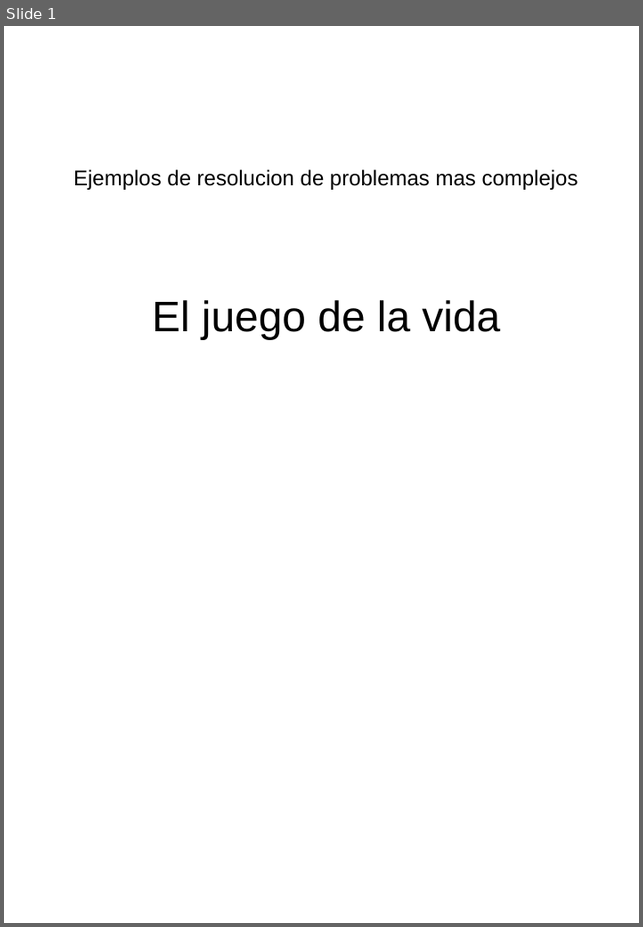
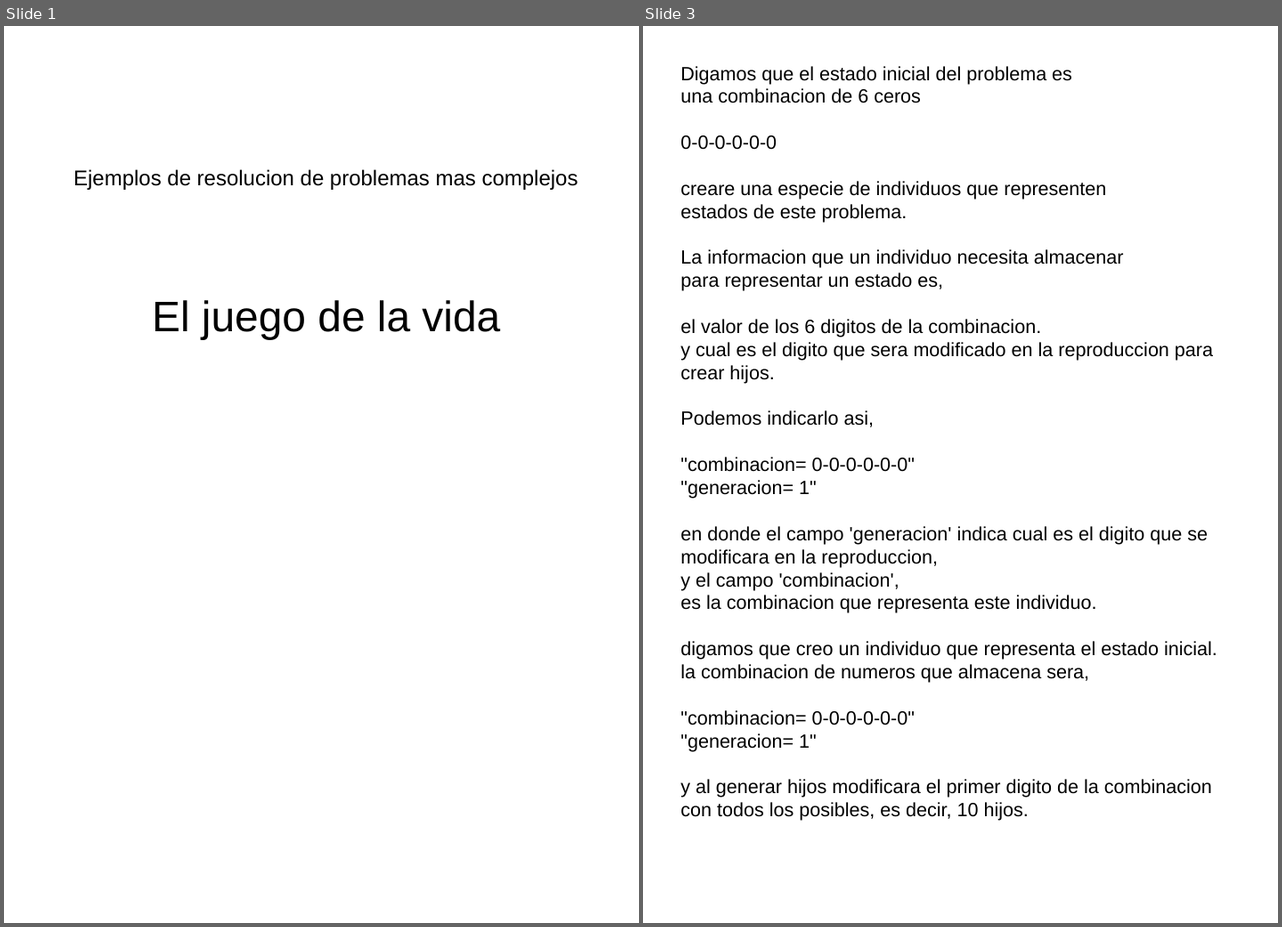
Before and after one commit to fabhrius/La-Cosa, a slide deck: capitulos/Otros ejemplos de resolucion de problemas/Ejemplos de resolucion de problemas mas complejos.odp. Shown side by side, each under a label of ours: slide 1 before the commit, slides 1 and 3 after it; the slides between them are not shown. The pictures are 643x927 and 1282x927 pixels, drawn with LibreOffice and Linux fonts; fonts in the diff are those of the drawing. Boxes give left, top, right and bottom in pixels: in the first picture for what was removed or moved away, otherwise in the second. Text is boxed around its words. In the diff, an @@ line names an element or a change of style, - is before the commit and + after.

```diff
--- a/capitulos/Otros ejemplos de resolucion de problemas/Ejemplos de resolucion de problemas mas complejos.odp
+++ b/capitulos/Otros ejemplos de resolucion de problemas/Ejemplos de resolucion de problemas mas complejos.odp
@@ slide 3 added at (643, 26, 1278, 923), background #FFFFFF @@
@@ text added at (680, 66, 1217, 821), 18 pt, text #000000 @@
+Digamos que el estado inicial del problema es
+una combinacion de 6 ceros
+0-0-0-0-0-0
+creare una especie de individuos que representen
+estados de este problema.
+La informacion que un individuo necesita almacenar
+para representar un estado es,
+el valor de los 6 digitos de la combinacion.
+y cual es el digito que sera modificado en la reproduccion para crear hijos.
+Podemos indicarlo asi,
+"combinacion= 0-0-0-0-0-0"
+"generacion= 1"
+en donde el campo 'generacion' indica cual es el digito que se modificara en la reproduccion,
+y el campo 'combinacion',
+es la combinacion que representa este individuo.
+digamos que creo un individuo que representa el estado inicial.
+la combinacion de numeros que almacena sera,
+"combinacion= 0-0-0-0-0-0"
+"generacion= 1"
+y al generar hijos modificara el primer digito de la combinacion con todos los posibles, es decir, 10 hijos.
```
Also in this commit, not shown: 2 other slides added, 2 slides removed, 2 other files.
